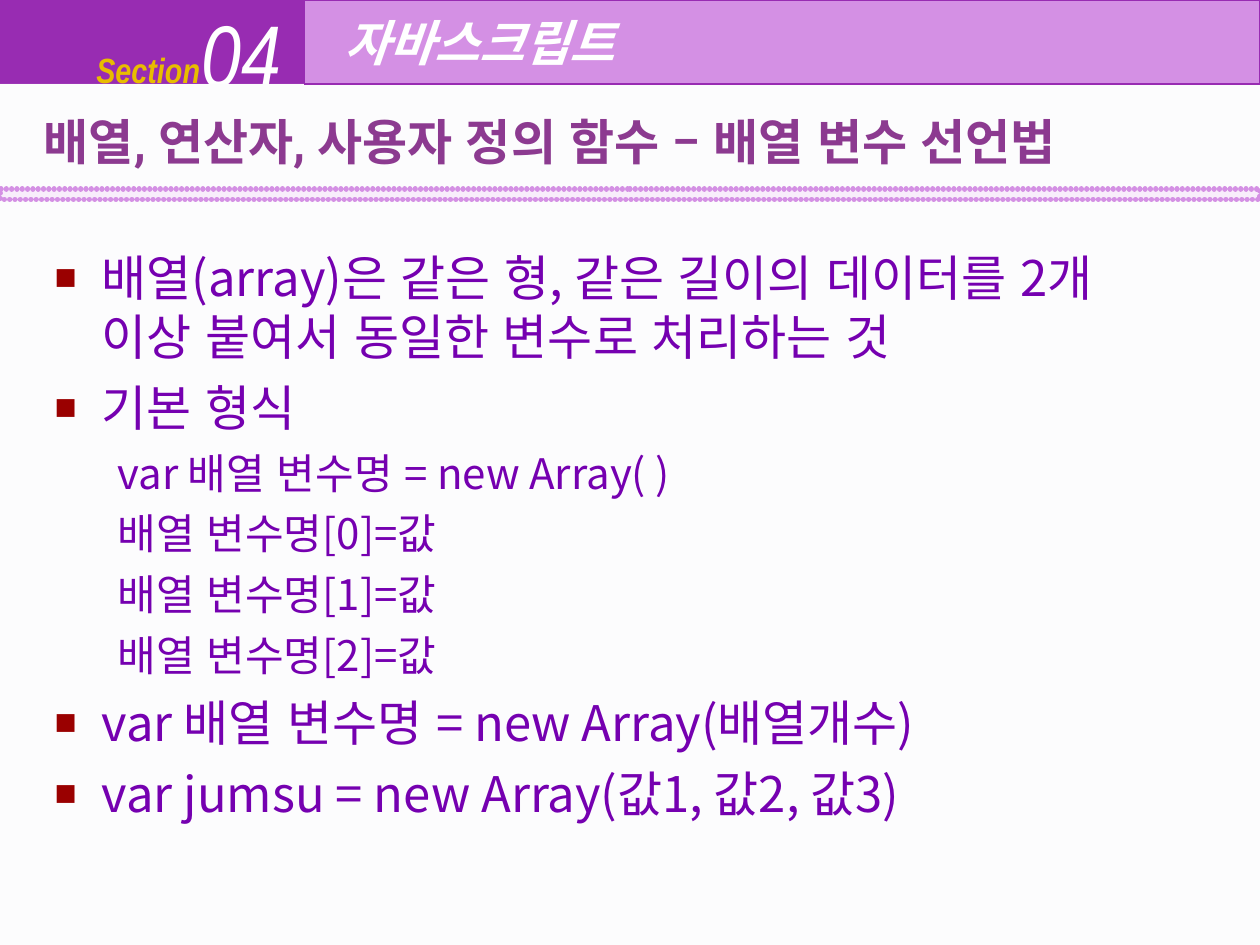
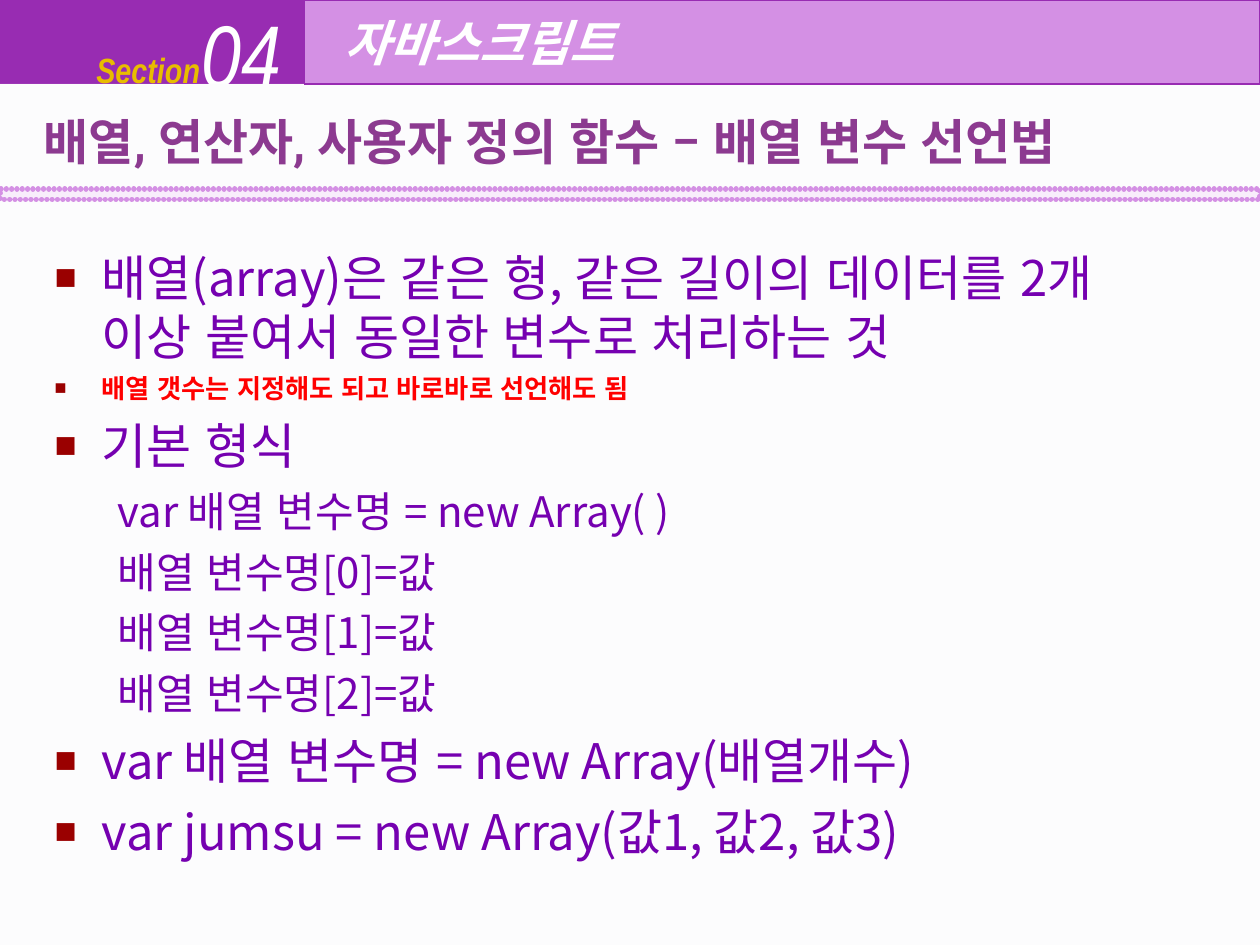
Before and after one commit to Jaehe-he/naver17study, a slide deck: slide 29 of 자료들/4부_javascript.ppt. Drawn at 1260x945 pixels with LibreOffice and Linux fonts; fonts in the diff are those of the drawing; background and template pictures are left out. Boxes give left, top, right and bottom in pixels: in the first picture for what was removed or moved away, otherwise in the second. Text is boxed around its words. In the diff, an @@ line names an element or a change of style, - is before the commit and + after.

```diff
--- a/자료들/4부_javascript.ppt
+++ b/자료들/4부_javascript.ppt
@@ text at [102,376,628,401]: paragraph added @@
+■ 배열 갯수는 지정해도 되고 바로바로 선언해도 됨
```
Also in this commit, not shown: 7 other slides changed.
